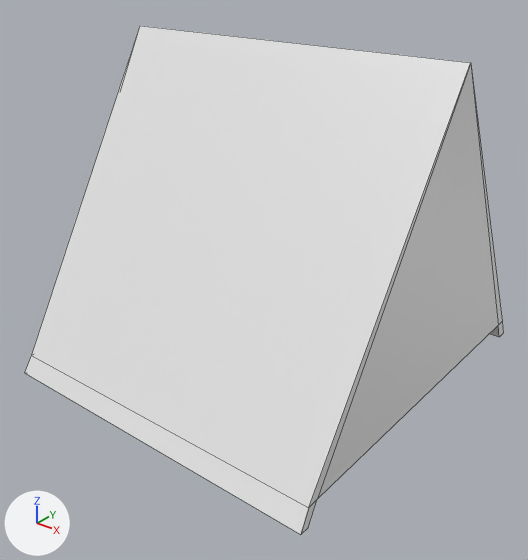
Before and after pictures for a commit that changed the FBX model Assets/Art Assets/Props/house_square_roof.fbx.
Both versions are drawn from a 50 mm camera at (-5.49, -33.23, 5.39) aimed at (-11.0, -26.34, 1.12). Lighting does not change. The marker at lower left points along +X, +Y and +Z. The older version comes first. Mesh edges are drawn as thin lines. Where no turn or scale is listed for an object, it has been applied to the vertices.

Objects in the first picture: 'square_roof'.
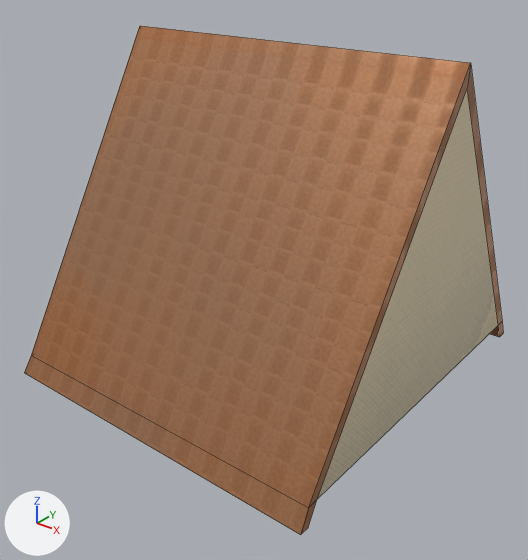
Location of each change, (x1, y1, x2, y2) in pixels of the pictures (528 x 560 px; the box of a moved part takes in the faces that stretch with it):
part 1 of me_mesh, moved or reshaped: (106, 63, 502, 507) in both
part 2 of me_mesh, recoloured (white to brown): (24, 26, 503, 535) in both

The change in detail:
Picture 'tirmLow_lambert1_BaseMap_sRGB.1001.png' (img_tirmlow_lambert1_basemap_srgb_1001_png) is new.
Picture 'tirmLow_lambert1_MaskMap_Raw.1001.png' (img_tirmlow_lambert1_maskmap_raw_1001_png) is new.
Picture 'roof_low_lambert1_BaseMap_sRGB.1001.png' (img_roof_low_lambert1_basemap_srgb_1001_png) is new.
Picture 'roof_low_lambert1_MaskMap_Raw.1001.png' (img_roof_low_lambert1_maskmap_raw_1001_png) is new.
Material 'building' (mat_building) is new.
Uses the picture img_tirmlow_lambert1_basemap_srgb_1001_png.
Uses the picture img_tirmlow_lambert1_maskmap_raw_1001_png.
Material 'roof' (mat_roof) is new.
Uses the picture img_roof_low_lambert1_basemap_srgb_1001_png.
Uses the picture img_roof_low_lambert1_maskmap_raw_1001_png.
me_mesh is used by ob_square_roof; location (-11.09, -25.92, 0.0).
me_mesh had 19 vertices, 21 faces and spanned x -2.45..2.45, y -2.68..2.68, z -0.28..4.13.
me_mesh now has 20 vertices, 19 faces and spans x -2.45..2.45, y -2.68..2.68, z -0.28..4.13.
Part 1, on me_mesh:
1 vertex is removed from x 2.36, y 2.35, z 0.0.
8 faces are deleted.
2 vertices are added at (-2.45, -0.01, 3.93), (2.45, -0.01, 3.87).
4 new faces join them, mat_roof.
2 new faces join them, mat_building.
me_mesh part 2: 12 faces spanning x -2.45..2.45, y -2.68..2.68, z -0.28..4.13 switch from mat_openpbr_shader1 (white #e7e7e7) to mat_roof.
me_mesh gains material mat_building.
